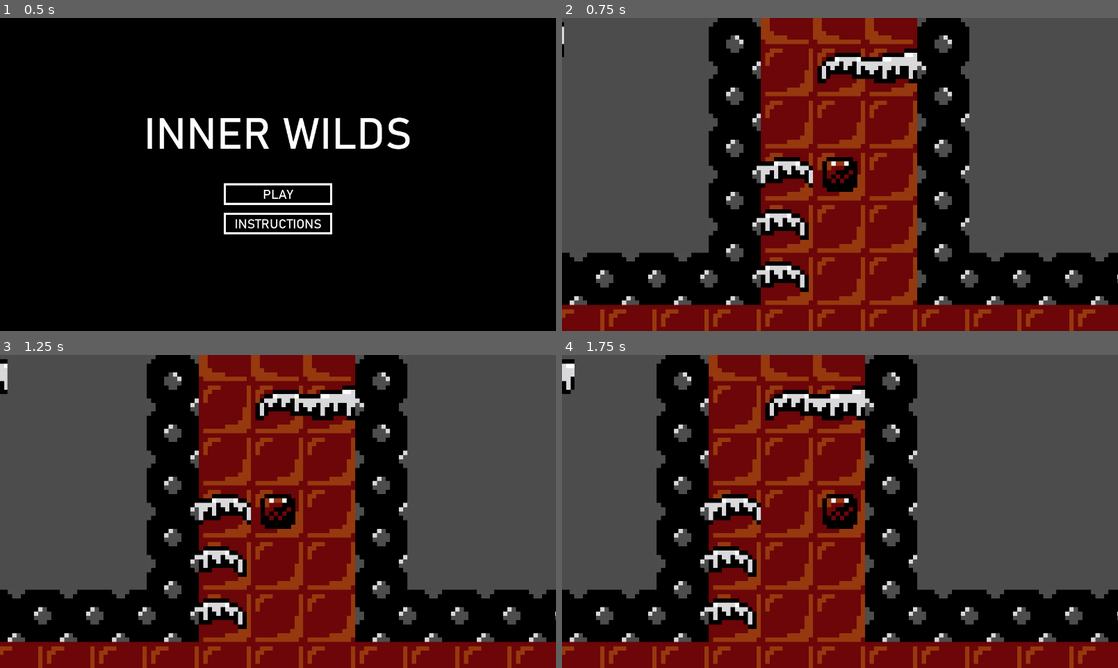
Above: before the commit, frames 1-4 (two rows, left to right).
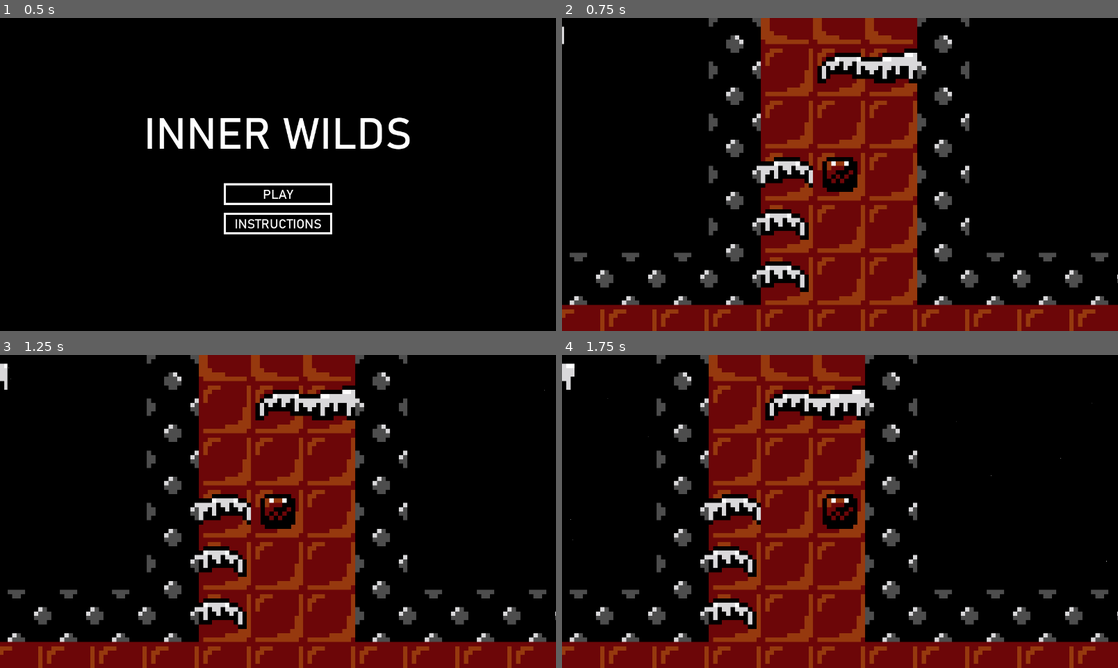
Above: after the commit, the same moments.

Repository: Olimarrex/Inner-Wilds
Game: Godot game, scene res://Scenes/Menu.tscn
Two runs of this game, one before a commit and one after it. Both use one fixed random seed, a clock stepped at 60 frames per second and the inputs below.
Inputs (mouse positions are in pixels of both pictures, inside the frame that each line leads up to):
- Up to frame 1 (0.5 s): no input
- Up to frame 2 (0.75 s): click "play" at 0.5 s
- Up to frame 3 (1.25 s): no input
- Up to frame 4 (1.75 s): move the mouse to (962, 495) at 1.27 s; hold Right (ui_right) from 1.28 s (still down)

Frame 1 is identical in both runs. In frame 2, 40% of the frame differs, in the area x 0-100%, y 0-76%; in frame 3, 40%; in frame 4, 40%.

Commit message:
particles instanced

Diff:
--- /dev/null
+++ b/Scenes/CPUParticles2D.tscn
@@ -0,0 +1,9 @@
+[gd_scene format=2]
+
+[node name="CPUParticles2D" type="CPUParticles2D"]
+position = Vector2( 640, -100 )
+amount = 120
+lifetime = 10.0
+speed_scale = 3.0
+emission_shape = 2
+emission_rect_extents = Vector2( 1280, 0 )
--- a/Scenes/Menu.tscn
+++ b/Scenes/Menu.tscn
@@ -8,6 +8,7 @@
 [ext_resource path="res://Scenes/Menu.gd" type="Script" id=6]
 [ext_resource path="res://Sounds/Music/Non-Spherical Orb.ogg" type="AudioStream" id=7]
 [ext_resource path="res://Sounds/Other Sounds/select.wav" type="AudioStream" id=8]
+[ext_resource path="res://Scenes/CPUParticles2D.tscn" type="PackedScene" id=9]
 
 [sub_resource type="DynamicFont" id=1]
 size = 100
@@ -31,13 +32,7 @@
 margin_bottom = 40.0
 texture = ExtResource( 5 )
 
-[node name="CPUParticles2D" type="CPUParticles2D" parent="."]
-position = Vector2( 640, -100 )
-amount = 120
-lifetime = 10.0
-speed_scale = 3.0
-emission_shape = 2
-emission_rect_extents = Vector2( 1280, 0 )
+[node name="CPUParticles2D" parent="." instance=ExtResource( 9 )]
 
 [node name="CenterContainer" type="CenterContainer" parent="."]
 anchor_right = 1.0
--- /dev/null
+++ b/Scenes/door.tscn
@@ -0,0 +1,3 @@
+[gd_scene format=2]
+
+[node name="door" type="Node2D"]
--- a/Scenes/dore.tscn
+++ /dev/null
@@ -1,3 +0,0 @@
-[gd_scene format=2]
-
-[node name="dore" type="Node2D"]
--- a/main.tscn
+++ b/main.tscn
@@ -1,11 +1,23 @@
-[gd_scene load_steps=5 format=2]
+[gd_scene load_steps=7 format=2]
 
 [ext_resource path="res://Scenes/10_seconds.tscn" type="PackedScene" id=1]
 [ext_resource path="res://Scenes/map.tscn" type="PackedScene" id=2]
 [ext_resource path="res://Sprites/Person.png" type="Texture" id=3]
 [ext_resource path="res://player.gd" type="Script" id=4]
+[ext_resource path="res://Scenes/CPUParticles2D.tscn" type="PackedScene" id=5]
+[ext_resource path="res://Art/menuBackground.png" type="Texture" id=6]
 
 [node name="main" type="Node2D"]
+
+[node name="TextureRect" type="TextureRect" parent="."]
+anchor_right = 1.0
+anchor_bottom = 1.0
+margin_right = 1280.0
+margin_bottom = 720.0
+texture = ExtResource( 6 )
+
+[node name="CPUParticles2D" parent="." instance=ExtResource( 5 )]
+anim_speed_random = 0.4
 
 [node name="10_seconds" parent="." instance=ExtResource( 1 )]
 
Not shown: 1 places in Scenes/Menu.tscn that only renumber resources
